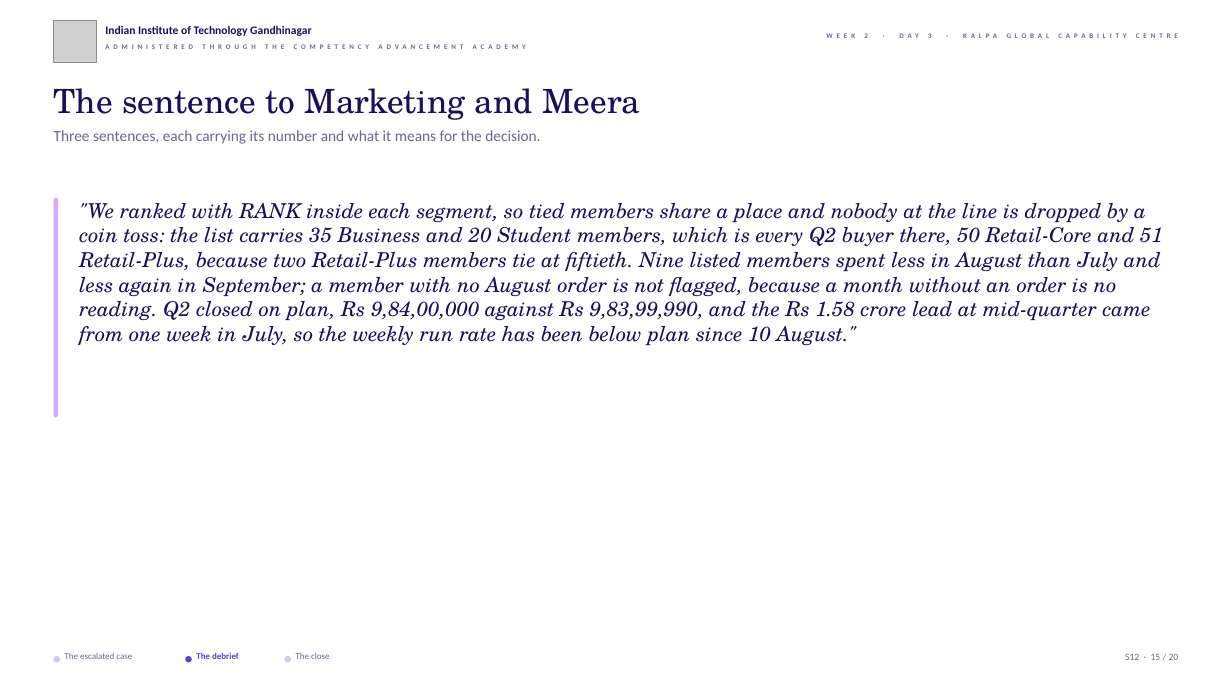
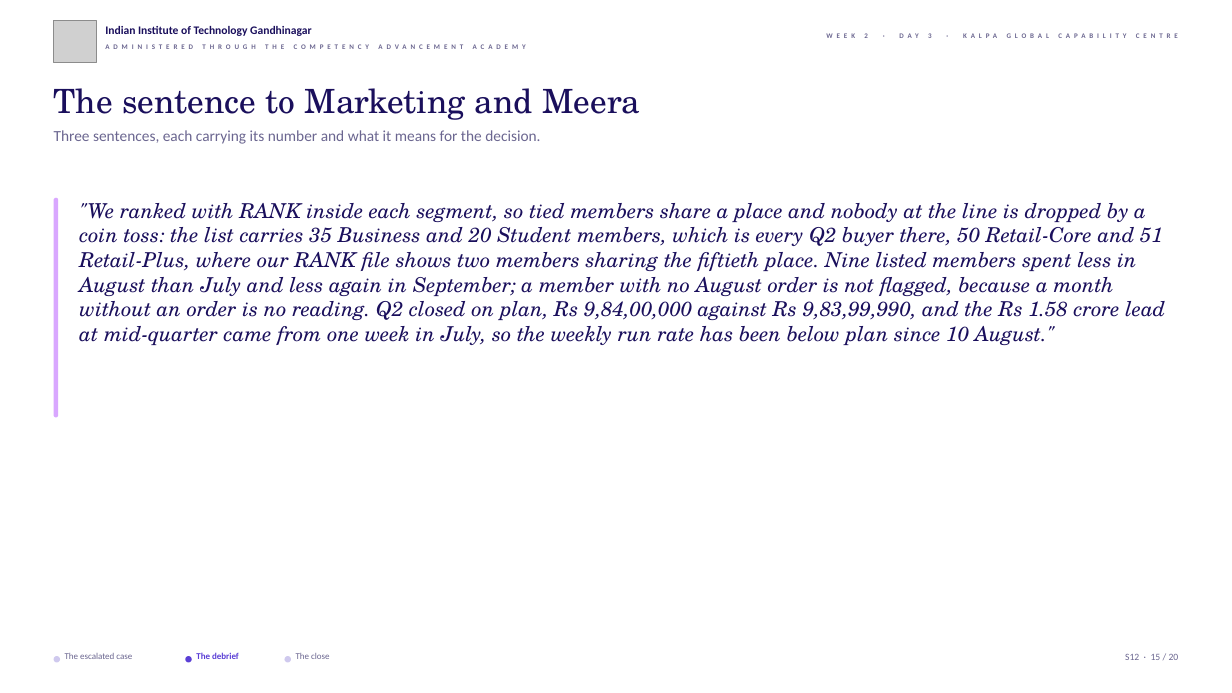
Before and after one commit to fde-academy-lab/c2-content-factory, a slide deck: slide 15 of content/W02/D3/slides/C2_W02_D03_half2_STUDENT.pptx. Drawn at 1232x693 pixels with LibreOffice and Linux fonts; fonts in the diff are those of the drawing; grey boxes stand for pictures; background and template pictures are left out. Boxes give left, top, right and bottom in pixels: in the first picture for what was removed or moved away, otherwise in the second. Text is boxed around its words. In the diff, an @@ line names an element or a change of style, - is before the commit and + after.

```diff
--- a/content/W02/D3/slides/C2_W02_D03_half2_STUDENT.pptx
+++ b/content/W02/D3/slides/C2_W02_D03_half2_STUDENT.pptx
@@ text at (79, 203, 1165, 345): text changed @@
-"We ranked with RANK inside each segment, so tied members share a place and nobody at the line is dropped by a coin toss: the list carries 35 Business and 20 Student members, which is every Q2 buyer there, 50 Retail-Core and 51 Retail-Plus, because two Retail-Plus members tie at fiftieth. Nine listed members spent less in August than July and less again in September; a member with no August order is not flagged, because a month without an order is no reading. Q2 closed on plan, Rs 9,84,00,000 against Rs 9,83,99,990, and the Rs 1.58 crore lead at mid-quarter came from one week in July, so the weekly run rate has been below plan since 10 August."
+"We ranked with RANK inside each segment, so tied members share a place and nobody at the line is dropped by a coin toss: the list carries 35 Business and 20 Student members, which is every Q2 buyer there, 50 Retail-Core and 51 Retail-Plus, where our RANK file shows two members sharing the fiftieth place. Nine listed members spent less in August than July and less again in September; a member with no August order is not flagged, because a month without an order is no reading. Q2 closed on plan, Rs 9,84,00,000 against Rs 9,83,99,990, and the Rs 1.58 crore lead at mid-quarter came from one week in July, so the weekly run rate has been below plan since 10 August."
```
Also in this commit, not shown: 5 other slides changed, 4 other files.
